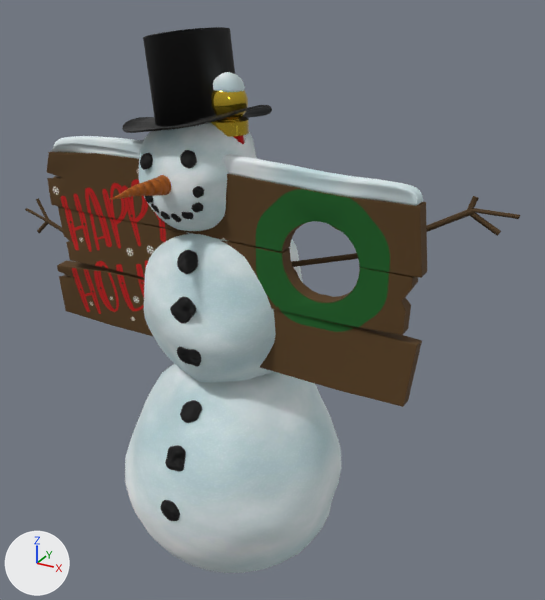
The glTF model meshes/Demos/Snow_Man_Scene/snowMan.glb as it was, and as the next commit left it.
One viewpoint serves both versions: a 50 mm lens placed at (3.04, -4.84, 4.92), pointed at (0.26, 0.21, 2.4). The lights are fixed; the arrows at lower left show +X, +Y and +Z. Where no turn or scale is listed for an object, it has been applied to the vertices.

The first picture shows 'board1', 'board2', 'board3', 'body', 'head', 'leftArm', 'nose', 'signPost', 'signTopper', 'snowSign', 'snowTopper', 'topHat', 'torso'.
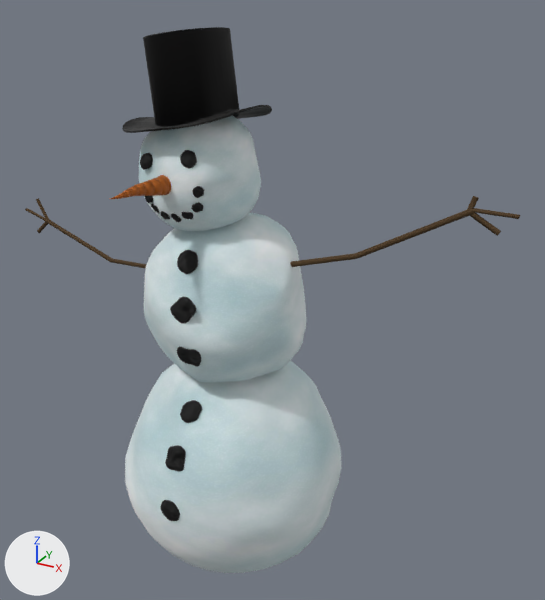
Commit message: Updated Snowman

Location of each change, [x1, y1, x2, y2] in pixels of the pictures (545 x 600 px):
'board1', deleted
    before: [47, 152, 427, 278]
'board3', deleted
    before: [57, 260, 422, 407]
'board2', deleted
    before: [58, 206, 418, 335]
'snowSign', deleted
    before: [51, 136, 423, 206]
'signTopper', deleted
    before: [210, 90, 249, 137]
'snowTopper', deleted
    before: [213, 72, 245, 92]
'signPost', deleted
    before: [233, 135, 245, 144]

The change, as a diff of the scene's bpy script:
```diff
--- a/meshes/Demos/Snow_Man_Scene/snowMan.glb.py
+++ b/meshes/Demos/Snow_Man_Scene/snowMan.glb.py
@@ ob_signpost @@
-ob_signpost = bpy.data.objects.new('signPost', me_signpost)
-ob_signpost.location = (0.0, 0.0, 0.011)
@@ ob_board1 @@
-ob_board1 = bpy.data.objects.new('board1', me_board1)
-ob_board1.location = (0.0, 0.0, -1.182)
@@ ob_board2 @@
-ob_board2 = bpy.data.objects.new('board2', me_board2)
-ob_board2.location = (0.0, 0.0, -1.182)
@@ ob_board3 @@
-ob_board3 = bpy.data.objects.new('board3', me_board3)
-ob_board3.location = (0.0, 0.0, -1.182)
@@ ob_signtopper @@
-ob_signtopper = bpy.data.objects.new('signTopper', me_signtopper)
-ob_signtopper.location = (0.0, 0.0, 4.021)
@@ ob_snowsign @@
-ob_snowsign = bpy.data.objects.new('snowSign', me_snowsign)
-ob_snowsign.location = (0.0, 0.0, 0.0)
@@ ob_snowtopper @@
-ob_snowtopper = bpy.data.objects.new('snowTopper', me_snowtopper)
-ob_snowtopper.location = (0.0, 0.0, 4.153)
```
